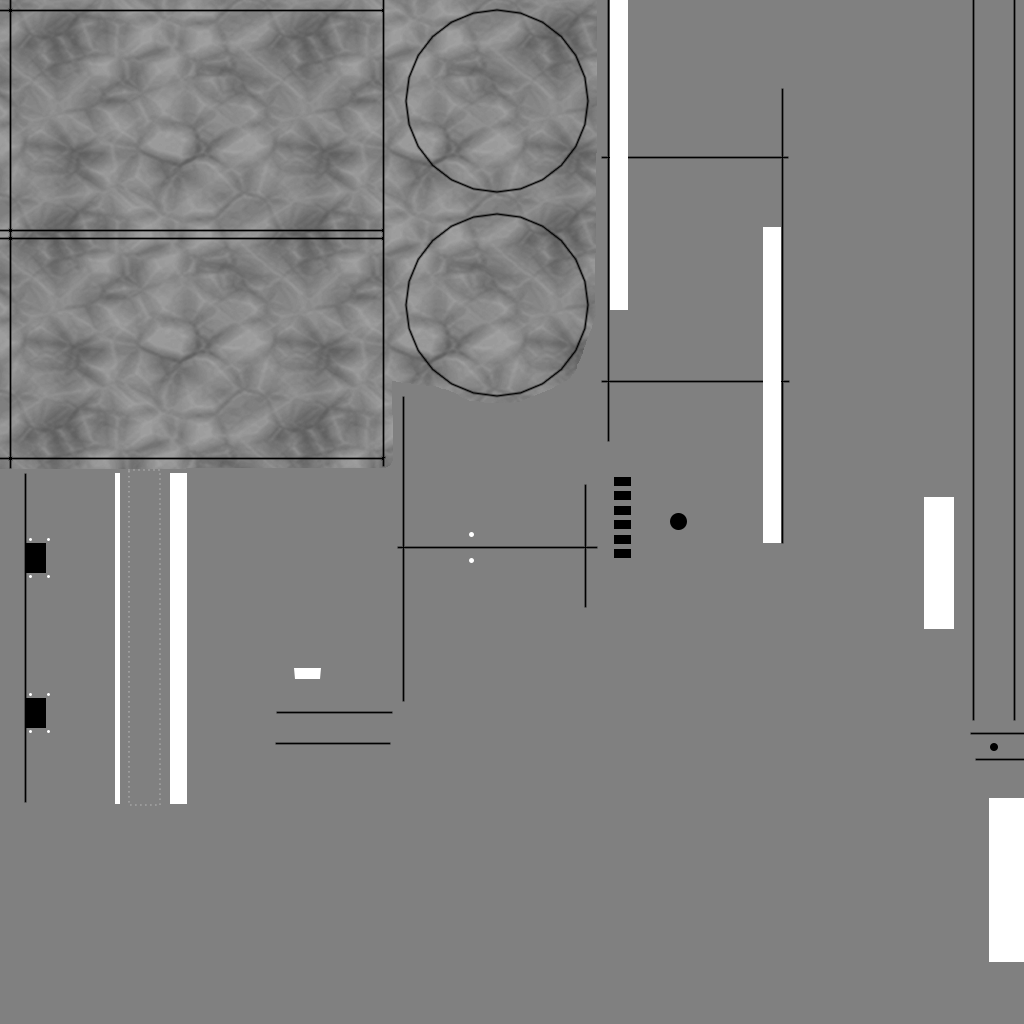
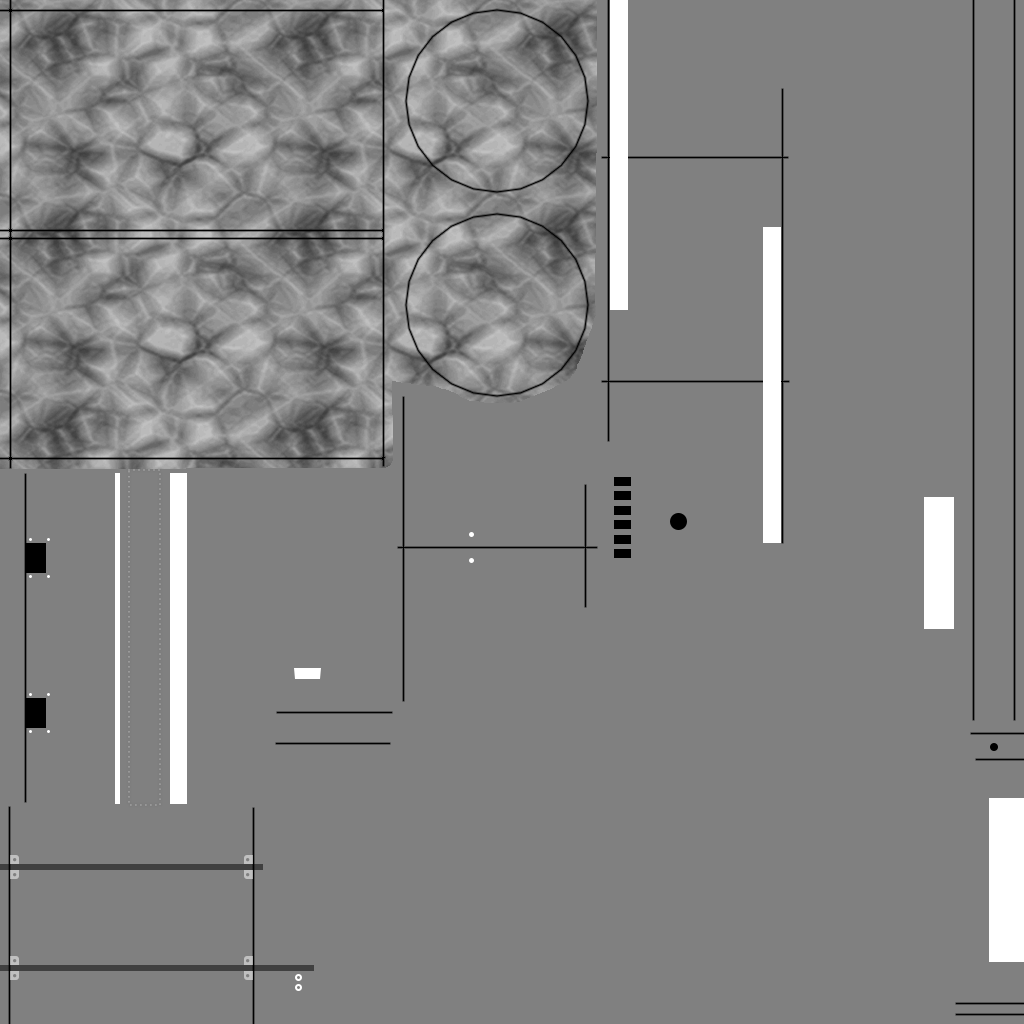
Before/after of a (1024, 1024) layered artwork. What changed in the layer stack:
added layer "up" (50%) above "raise" over [10, 855, 253, 980]
painted on "raise" over [295, 974, 302, 991]
added layer "down" (50%) above "sink" over [0, 864, 314, 971]
painted on "sink" over [13, 858, 250, 978]
painted on "b" over [9, 807, 1024, 1024]
"crinkle": opacity 25% → 50% over [0, 0, 597, 469]
